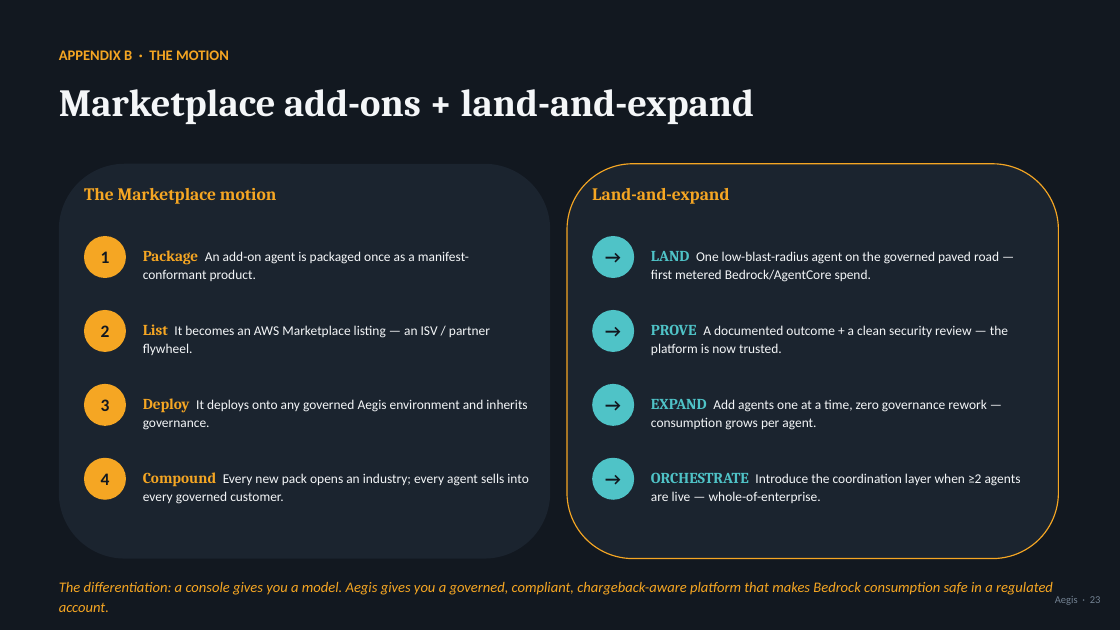
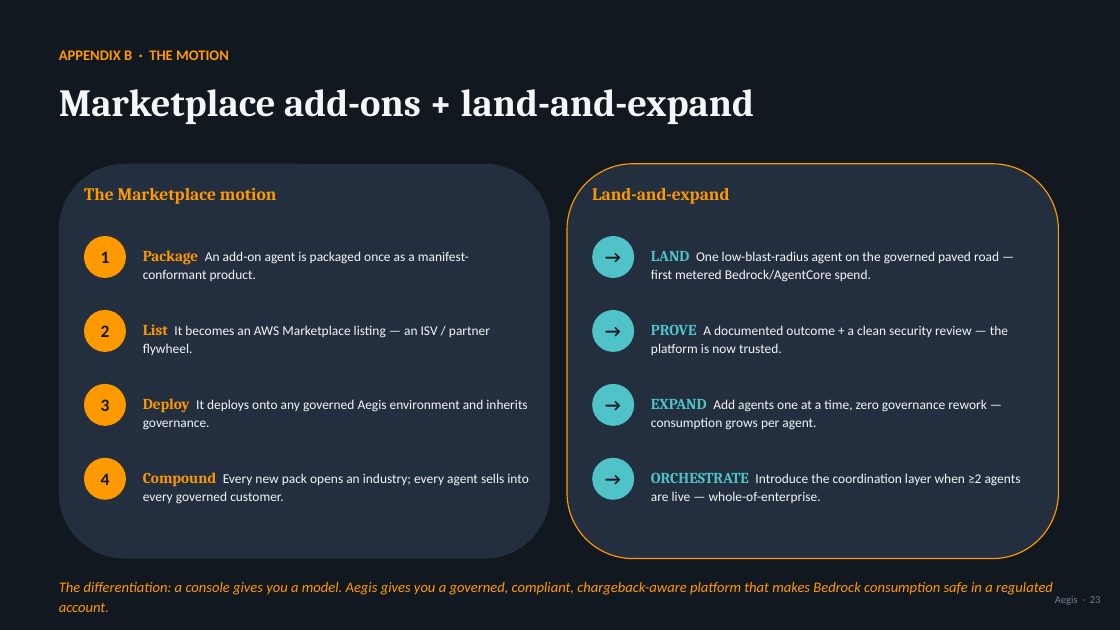
Before and after one commit to virtualryder/aegis-ai-governance-platform-aws, a slide deck: slide 24 of Aegis-Master-Deck.pptx. Drawn at 1120x630 pixels with LibreOffice and Linux fonts; fonts in the diff are those of the drawing. Boxes give left, top, right and bottom in pixels: in the first picture for what was removed or moved away, otherwise in the second. Text is boxed around its words. In the diff, an @@ line names an element or a change of style, - is before the commit and + after.

```diff
--- a/Aegis-Master-Deck.pptx
+++ b/Aegis-Master-Deck.pptx
@@ rounded rectangle at (59,164,550,559): fill #1B242F to #232F3E @@
@@ rounded rectangle at (567,164,1059,559): fill #1B242F to #232F3E; outline #F5A623 1 pt to #FF9900 1 pt @@
@@ text "Package An add-on agent is ..." at (143,250,469,281): text colour #F5A623 to #FF9900 in "Package" @@
@@ text "List It becomes an AWS ..." at (143,324,490,355): text colour #F5A623 to #FF9900 in "List" @@
@@ text "Deploy It deploys onto any ..." at (143,398,527,430): text colour #F5A623 to #FF9900 in "Deploy" @@
@@ fill #F5A623 to #FF9900 in 4 elements at (84,236,126,278), (84,310,126,352), (84,384,126,426), (84,458,126,500) @@
@@ text "Compound Every new pack opens ..." at (143,472,528,504): text colour #F5A623 to #FF9900 in "Compound" @@
@@ text colour #F5A623 to #FF9900 in 4 elements at (59,50,229,60), (84,188,276,204), (592,188,729,204), (59,582,1053,612) @@
```
Also in this commit, not shown: 23 other slides changed, 33 other files.
